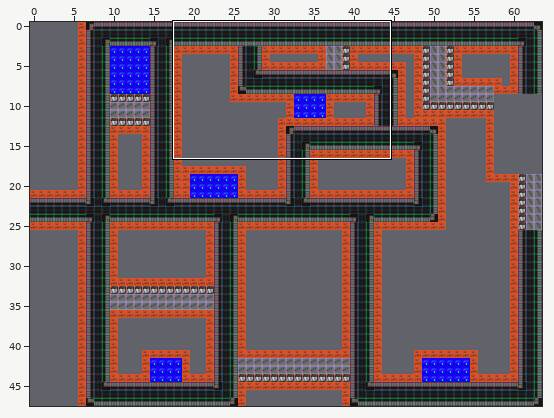
A Tiled map gets an edit: map/field-view-1.tmx. Above: a wide view before the commit, with the close-up outlined.
Close-up. The starting point:
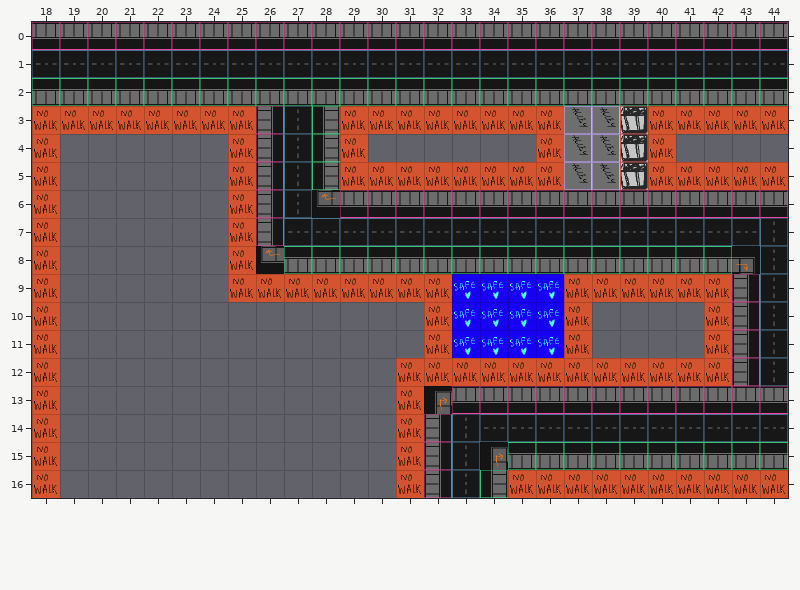
Cells are 50x50 px. Shown: x 18..44, y 0..16. The commit also changed other parts of the map, which this record leaves out. The commit also replaced the tileset; all pictures use the new one.
New version:
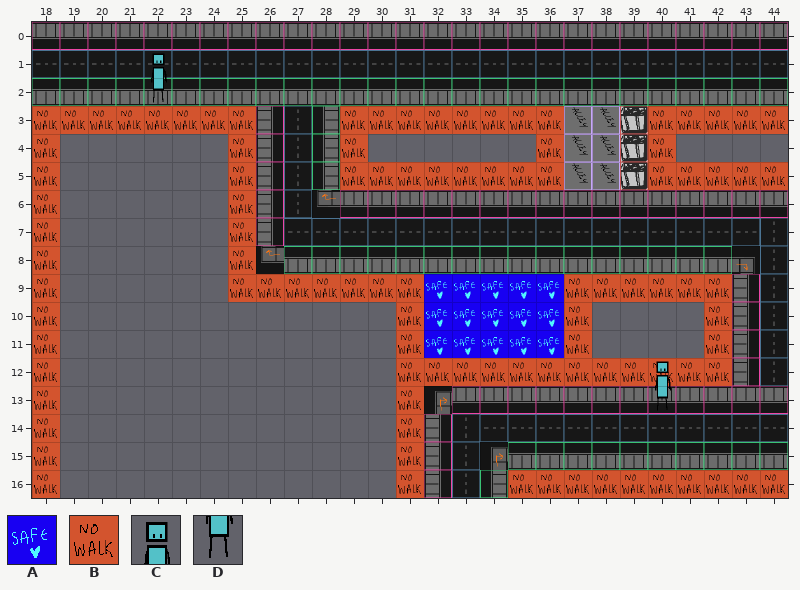
Key: from "placeholder_streettiles-2": A 32, B 33; from "placeholderspritesheet_npc": C 1, D 4.
_ is an empty cell.
Tiles of an added or newly shown layer are drawn over the layers below it.
From old to new:
Layer "Walk Areas":
y 9..11: x 32 _ -> A
Layer "No Walk/ Home":
y 9: x 32 B -> _
y 10..11: x 31..32 _B -> B_
Layer "Bad" (now shown):
y 1: x 22 _ -> C
y 2: x 22 _ -> D
y 12: x 40 _ -> C
y 13: x 40 _ -> D
Where, in picture pixels (left, top, right, bottom), the same in both close-ups:
added: (151, 53, 167, 103)
changed: (396, 274, 452, 358)
added: (655, 361, 671, 411)
